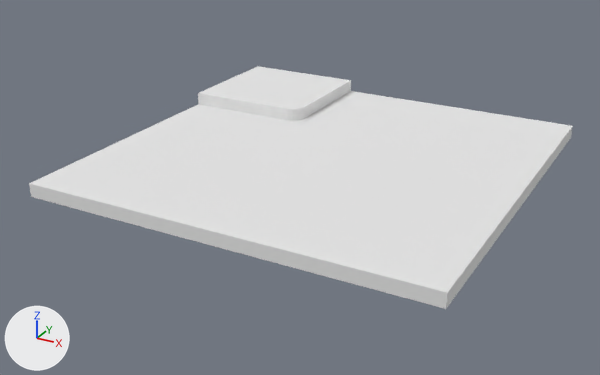
Before and after pictures for a commit that changed the Blender file assets/road/road.blend.
Camera for both pictures: a camera (50 mm lens) standing at (2.65, -5.19, 2.36) and looking at (-0.11, -0.18, -0.14). The axes (+X, +Y, +Z) are drawn at lower left. The lights are the same throughout.
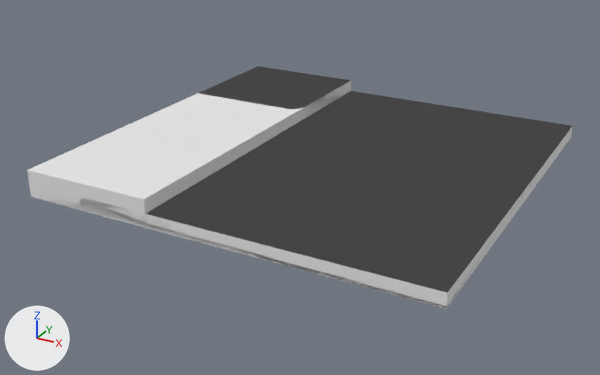
Boxes [x1, y1, x2, y2] around the edits, measured in the pictures (600 x 375 px):
'Straight', shown
    after: [27, 66, 571, 309]

The change in detail:
Object 'Straight' (ob_straight) is now shown.
